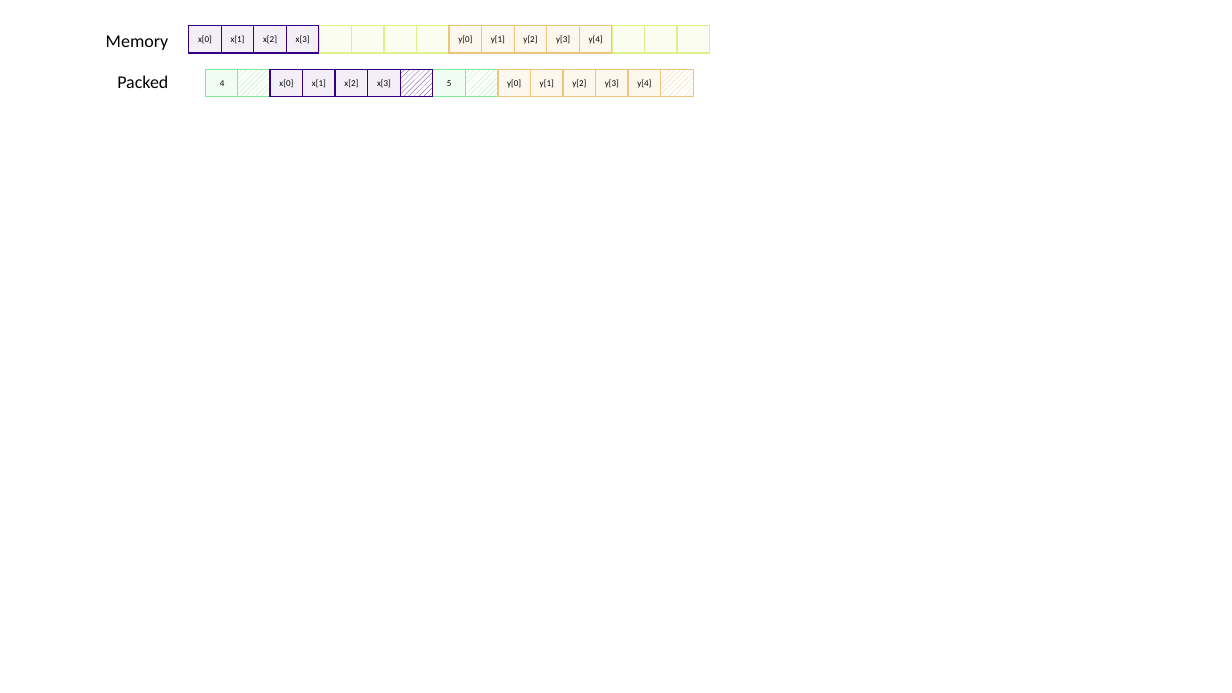
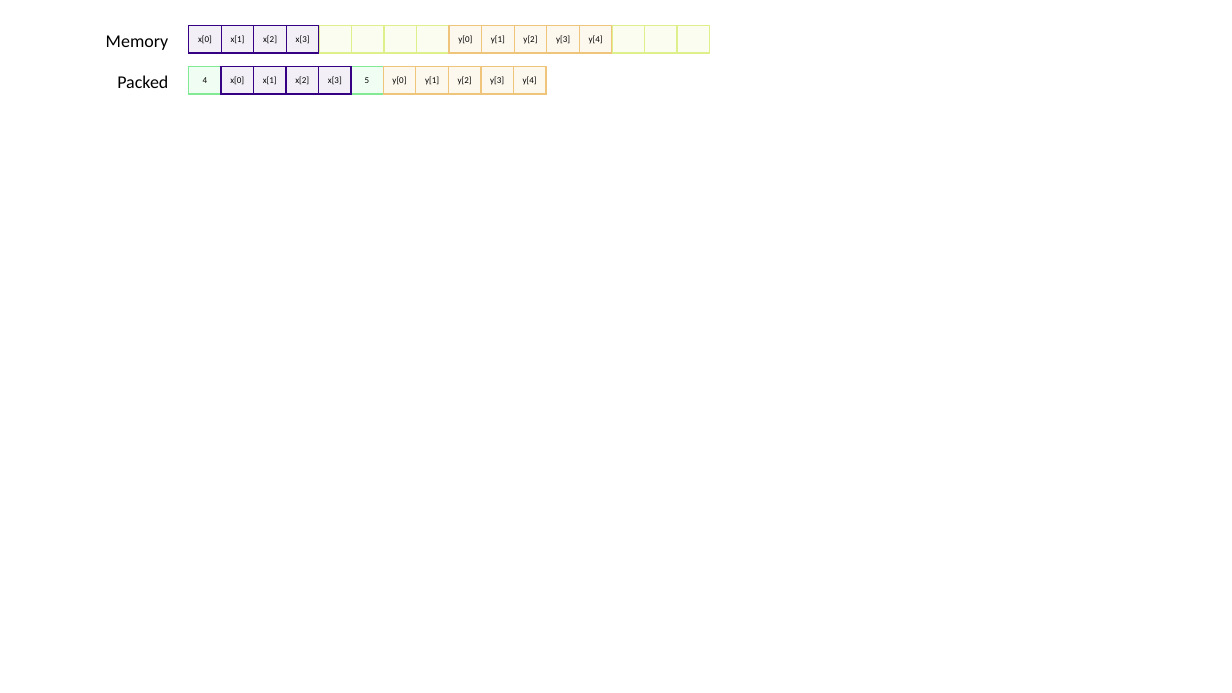
Before and after one commit to Southampton-RSG-Training/dirac-intro-to-mpi, a slide deck: slide 4 of files/communication_diagram.pptx. Drawn at 1232x693 pixels with LibreOffice and Linux fonts; fonts in the diff are those of the drawing. Boxes give left, top, right and bottom in pixels: in the first picture for what was removed or moved away, otherwise in the second. Text is boxed around its words. In the diff, an @@ line names an element or a change of style, - is before the commit and + after.

```diff
--- a/files/communication_diagram.pptx
+++ b/files/communication_diagram.pptx
@@ rectangle "4": place and size @@
-rectangle "4" at (206,69,238,97)
+rectangle "4" at (189,67,221,94)
@@ 4 rectangles: place and size @@
-4 rectangles at (270,69,400,97)
+4 rectangles at (221,67,351,94)
@@ rectangle removed at (238,69,270,97) @@
@@ rectangle "5": place and size @@
-rectangle "5" at (433,69,465,97)
+rectangle "5" at (350,67,383,94)
@@ rectangle removed at (400,69,433,97) @@
@@ rectangle removed at (466,69,498,97) @@
@@ 5 rectangles: place and size @@
-5 rectangles at (498,69,661,97)
+5 rectangles at (384,67,546,94)
@@ rectangle removed at (661,69,693,97) @@
```
Also in this commit, not shown: 2 other files.
